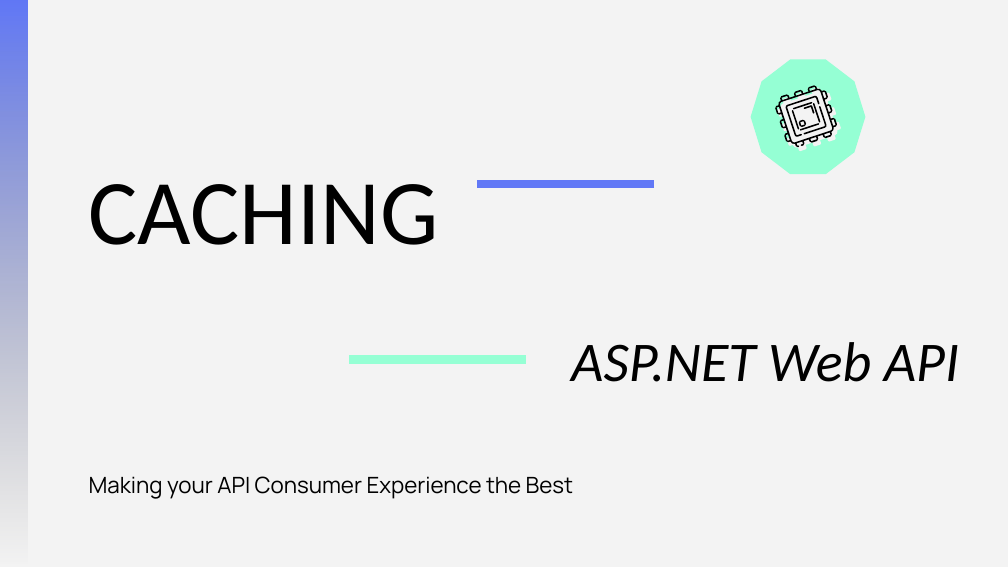
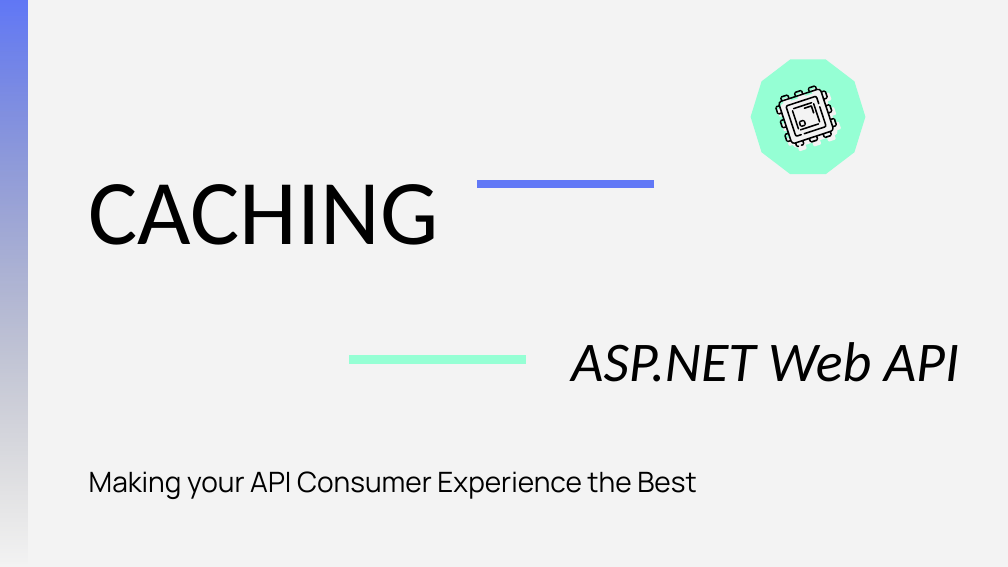
Before and after one commit to cwoodruff/web-api-caching-talk, a slide deck: slide 1 of web-api-caching.pptx. Drawn at 1008x567 pixels with LibreOffice and Linux fonts; fonts in the diff are those of the drawing. Boxes give left, top, right and bottom in pixels: in the first picture for what was removed or moved away, otherwise in the second. Text is boxed around its words. In the diff, an @@ line names an element or a change of style, - is before the commit and + after.

```diff
--- a/web-api-caching.pptx
+++ b/web-api-caching.pptx
@@ subtitle "Making your API Consumer Experience ..." at (89,471,696,499): size 16 to 20 pt @@
```
